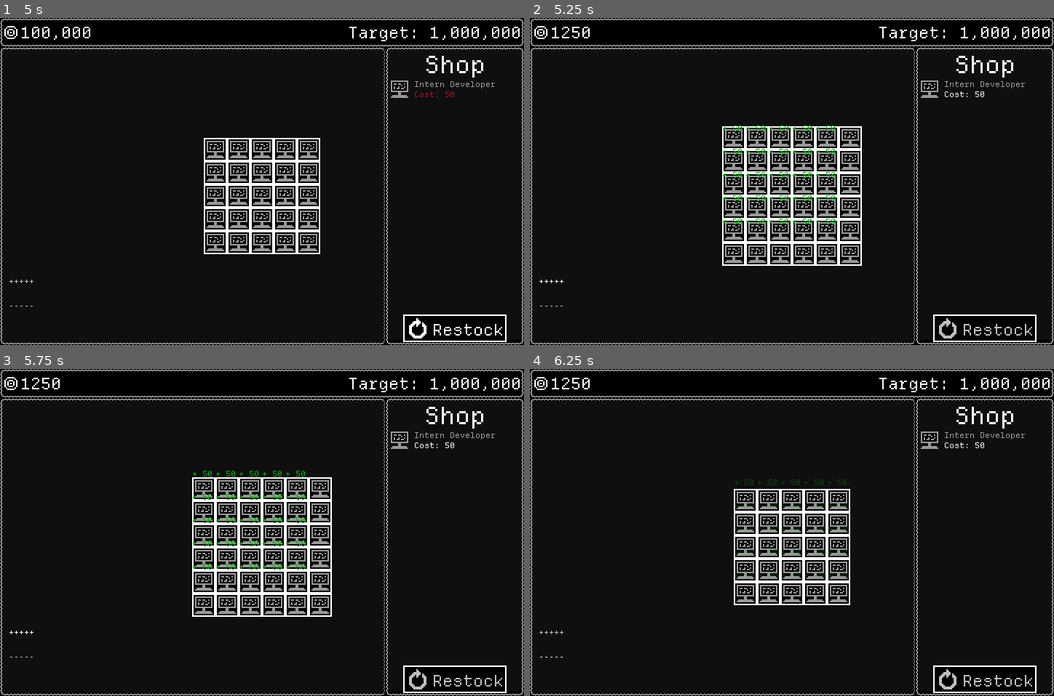
Above: before the commit, frames 1-4 (two rows, left to right).
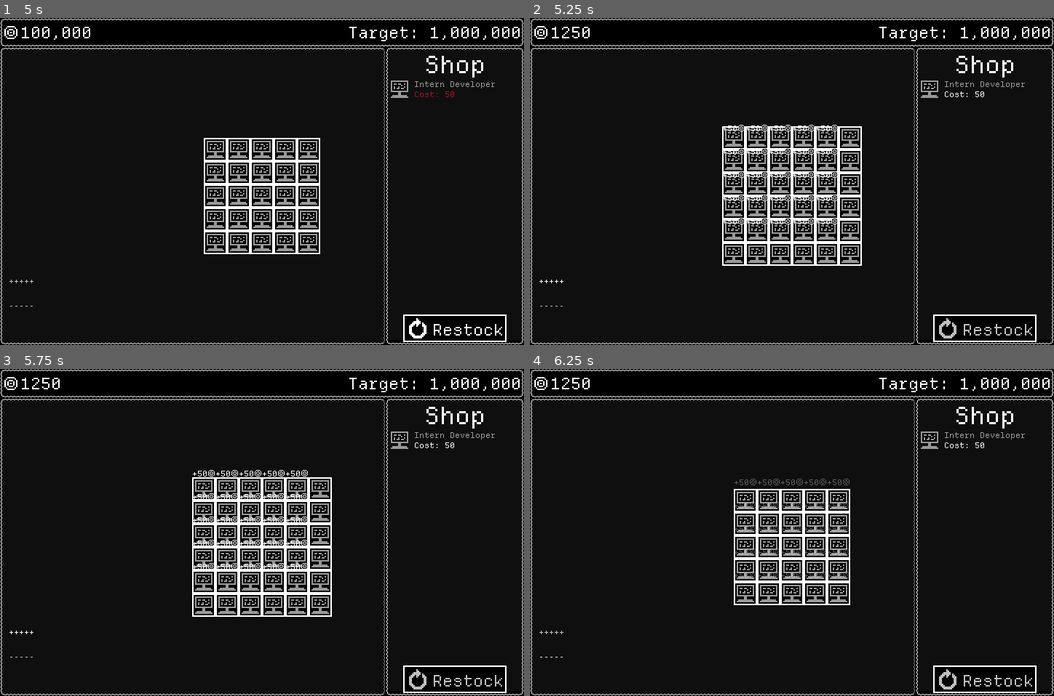
Above: after the commit, the same moments.

Repository: GemDust0/TooBigToFail
Game: Godot game, scene res://Scenes/CorporateSim.tscn
The game is run twice, just before and just after one commit, with the same random seed, the same clock (stepped at 60 frames per second) and the same inputs. This scene is started directly instead of the project's main scene.
Inputs:
- Up to frame 1 (5 s): click "Restock" at 0.5 s; click "+++++" at 1.25 s; click "-----" at 2 s; click "+++++" at 2.75 s; click "-----" at 3.5 s; click "Restock" at 4.25 s
- Up to frame 2 (5.25 s): click "+++++" at 5 s
- Up to frame 3 (5.75 s): no input
- Up to frame 4 (6.25 s): click "-----" at 5.75 s

Frame 1 is identical in both runs. In frame 2, 0.7% of the frame differs, in the area x 36-59%, y 32-64%; in frame 3, 0.7%; in frame 4, 0.8%, in the area x 39-61%, y 33-64%.

Commit message:
MoneyIcon in production text

Diff:
--- a/Scenes/Employees/InternDeveloper.tscn
+++ b/Scenes/Employees/InternDeveloper.tscn
@@ -3,9 +3,7 @@
 [ext_resource type="PackedScene" uid="uid://bkds4gjqq4ydo" path="res://Scenes/Employee.tscn" id="1_686db"]
 
 [node name="InternDeveloper" unique_id=1534399525 instance=ExtResource("1_686db")]
-texture = null
-type = 0
 id = "Intern Developer"
 description = "[color=#999999ff]Intern Developer
 [font_size=8]Common 0[/font_size][/color]
-Earns you some money, doubles adjacent developer income."
+Produces 50 coins every 5 seconds."
--- a/Scenes/ProductionText.tscn
+++ b/Scenes/ProductionText.tscn
@@ -1,7 +1,22 @@
 [gd_scene format=3 uid="uid://da36lichwbjv1"]
 
-[node name="ProductionText" type="Label" unique_id=2048922134]
+[ext_resource type="Texture2D" uid="uid://3nddv675u4w4" path="res://Assets/MoneySymbol.png" id="1_nuh8v"]
+
+[node name="ProductionText" type="Label" unique_id=1492520313]
 offset_right = 40.0
 offset_bottom = 14.0
-theme_override_colors/font_color = Color(0, 0.7, 0.023333311, 1)
-text = "+ 100"
+text = "+ 50"
+
+[node name="TextureRect" type="TextureRect" parent="." unique_id=556272303]
+layout_mode = 1
+anchors_preset = 6
+anchor_left = 1.0
+anchor_top = 0.5
+anchor_right = 1.0
+anchor_bottom = 0.5
+offset_left = -11.0
+offset_top = -6.0
+offset_bottom = 5.0
+grow_horizontal = 0
+grow_vertical = 2
+texture = ExtResource("1_nuh8v")
--- a/Scripts/Employee.gd
+++ b/Scripts/Employee.gd
@@ -47,12 +47,14 @@
 
 func create_production_text(amount: int) -> void:
 	var production_text: Label = production_text_scene.instantiate()
-	production_text.text = "+ %s" % amount
+	production_text.text = "%s%s" % ["+" if amount >= 0 else "", amount]
+	@warning_ignore("int_as_enum_without_cast")
+	production_text.size.x = production_text.get_theme_font("font").get_string_size(production_text.text, 0, -1, 11).x + 11
 	var production_tween: Tween = production_text.create_tween()
 	production_tween.tween_property(production_text, "position:y", production_text.position.y-16, 1.0)
 	production_tween.set_trans(Tween.TRANS_QUART).set_ease(Tween.EASE_OUT)
 	production_tween = production_text.create_tween()
-	production_tween.tween_property(production_text, "self_modulate:a", 0.0, 0.7)
+	production_tween.tween_property(production_text, "modulate:a", 0.0, 0.7)
 	production_tween.set_trans(Tween.TRANS_LINEAR)
 	production_tween.pause()
 	production_tween.finished.connect(production_text.hide)
--- a/Scripts/EmployeeShop.gd
+++ b/Scripts/EmployeeShop.gd
@@ -19,4 +19,4 @@
 		slot.set_employee(get_random_employee(), sim.money)
 
 func get_random_employee() -> Employee:
-	return employees[randi_range(0, employees.size())].instantiate()
+	return employees[randi()%employees.size()].instantiate()
Binary file changed: Assets/MoneySymbol.png
